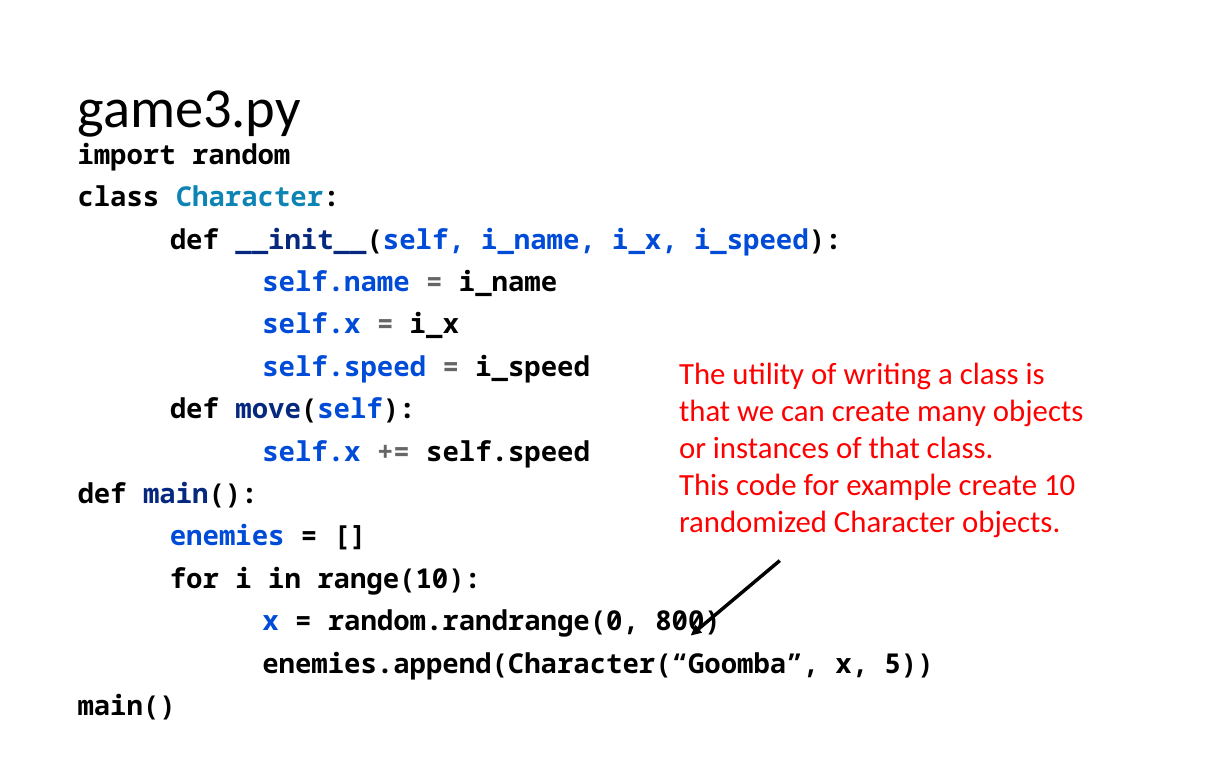
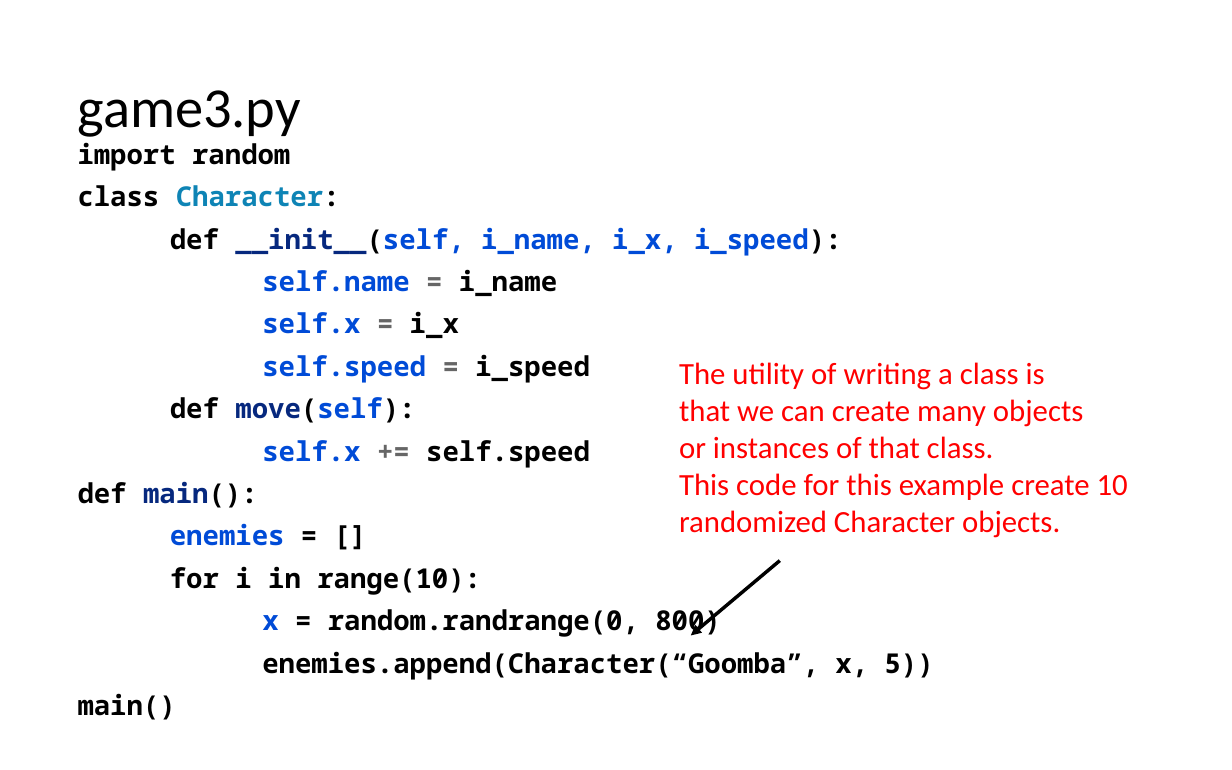
Before and after one commit to LongBaoNguyen/longbaonguyen.github.io, a slide deck: slide 10 of courses/apcsp/lect9.pptx (slide 8 before the commit). Drawn at 1232x770 pixels with LibreOffice and Linux fonts; fonts in the diff are those of the drawing. Boxes give left, top, right and bottom in pixels: in the first picture for what was removed or moved away, otherwise in the second. Text is boxed around its words. In the diff, an @@ line names an element or a change of style, - is before the commit and + after.

```diff
--- a/courses/apcsp/lect9.pptx
+++ b/courses/apcsp/lect9.pptx
@@ text at (679,473,1128,500): text changed @@
-This code for example create 10
+This code for this example create 10
```
Also in this commit, not shown: 5 other slides changed, 4 slides added, 6 other files.
